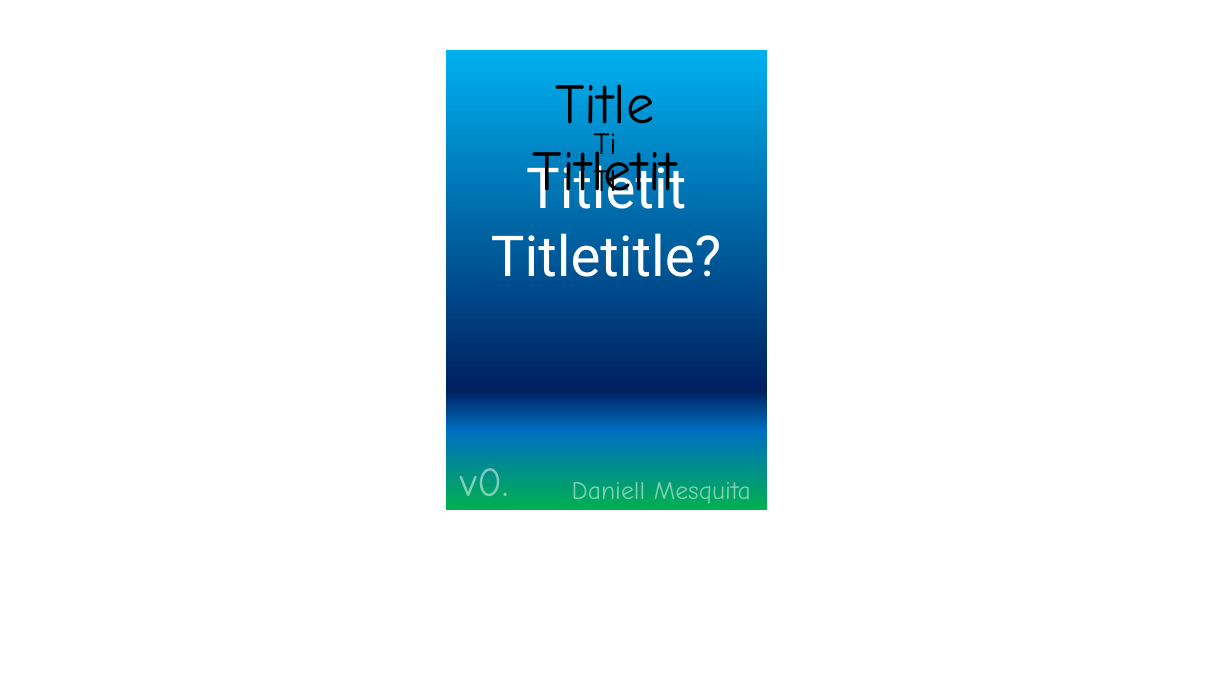
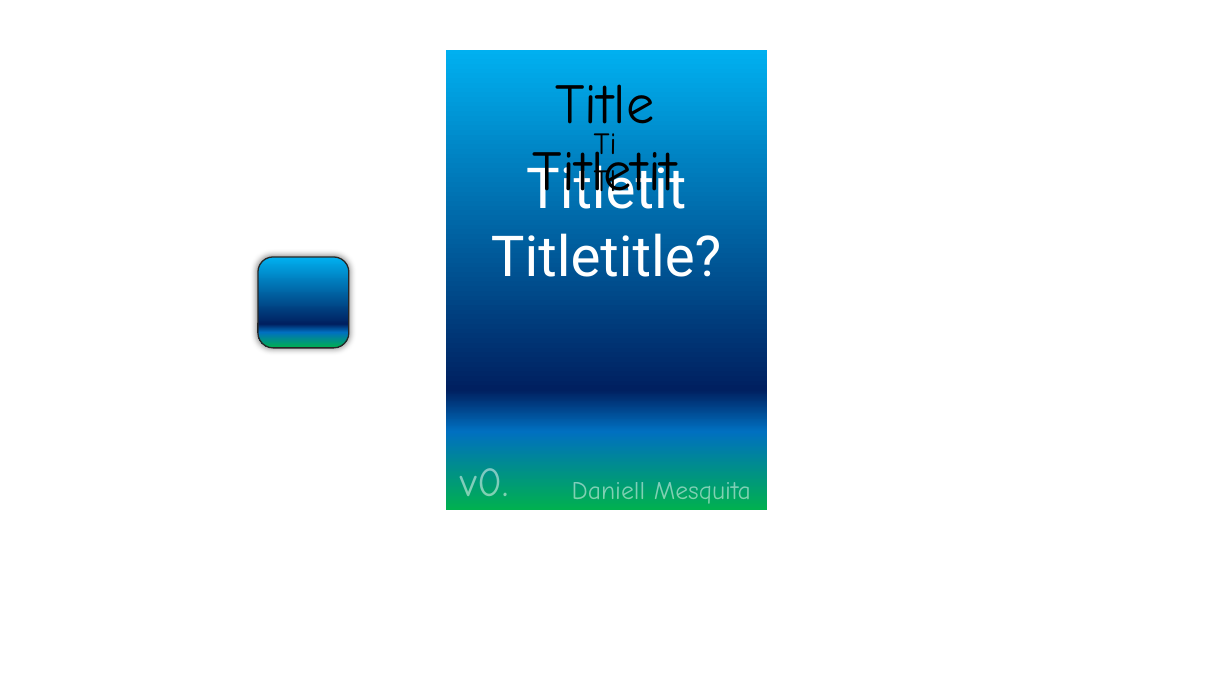
Before and after one commit to DaniellMesquita/Do-you-still-need-a-Third-Testament, a slide deck: slide 1 of Presentation.pptx. Drawn at 1232x693 pixels with LibreOffice and Linux fonts; fonts in the diff are those of the drawing. Boxes give left, top, right and bottom in pixels: in the first picture for what was removed or moved away, otherwise in the second. Text is boxed around its words. In the diff, an @@ line names an element or a change of style, - is before the commit and + after.

```diff
--- a/Presentation.pptx
+++ b/Presentation.pptx
@@ rounded rectangle added at (258, 257, 348, 348), fill gradient #00B0F0 to #002060 to #0070C0 to #00B050, outline #262626 1 pt @@
```
Also in this commit, not shown: 1 other slide changed, 1 other file.
